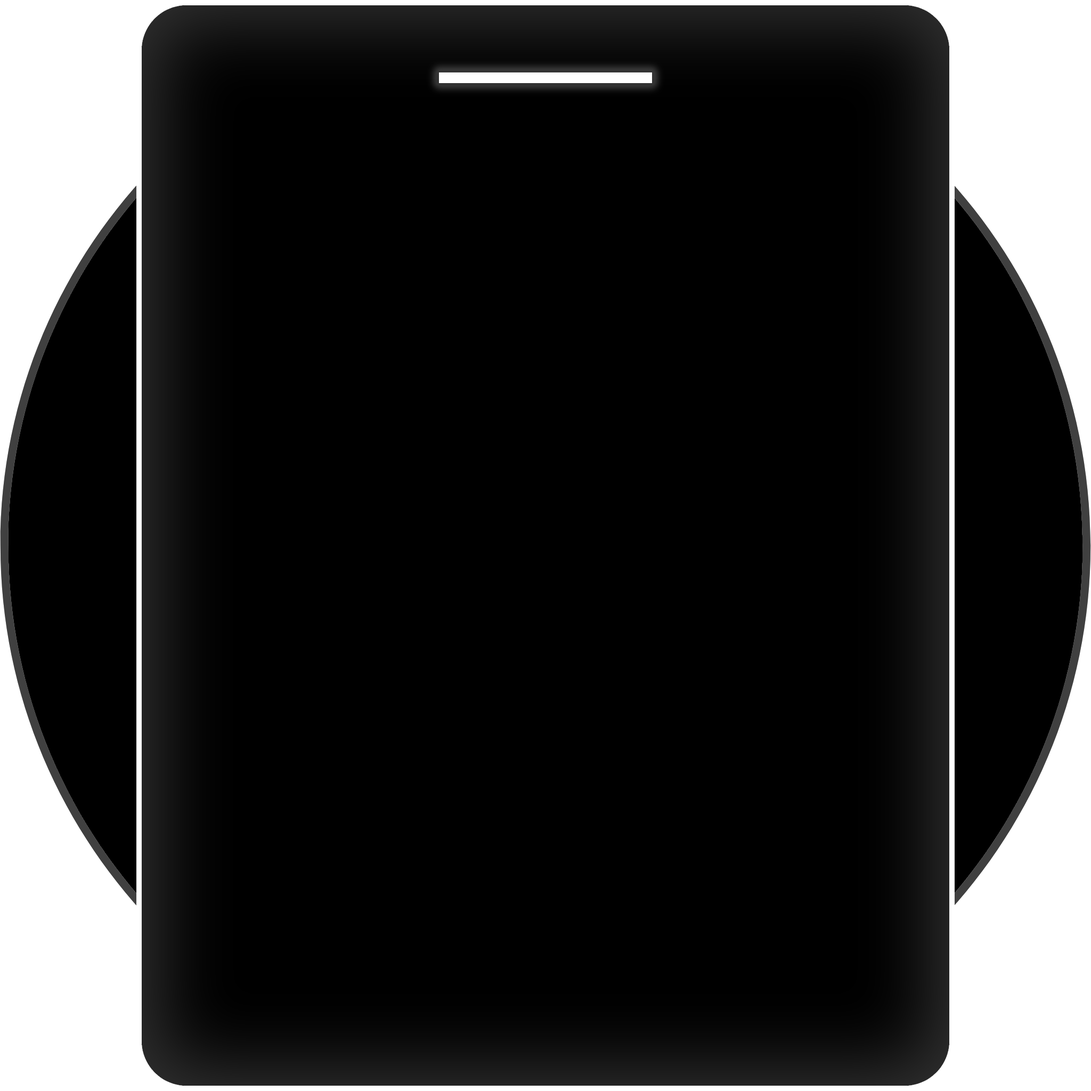
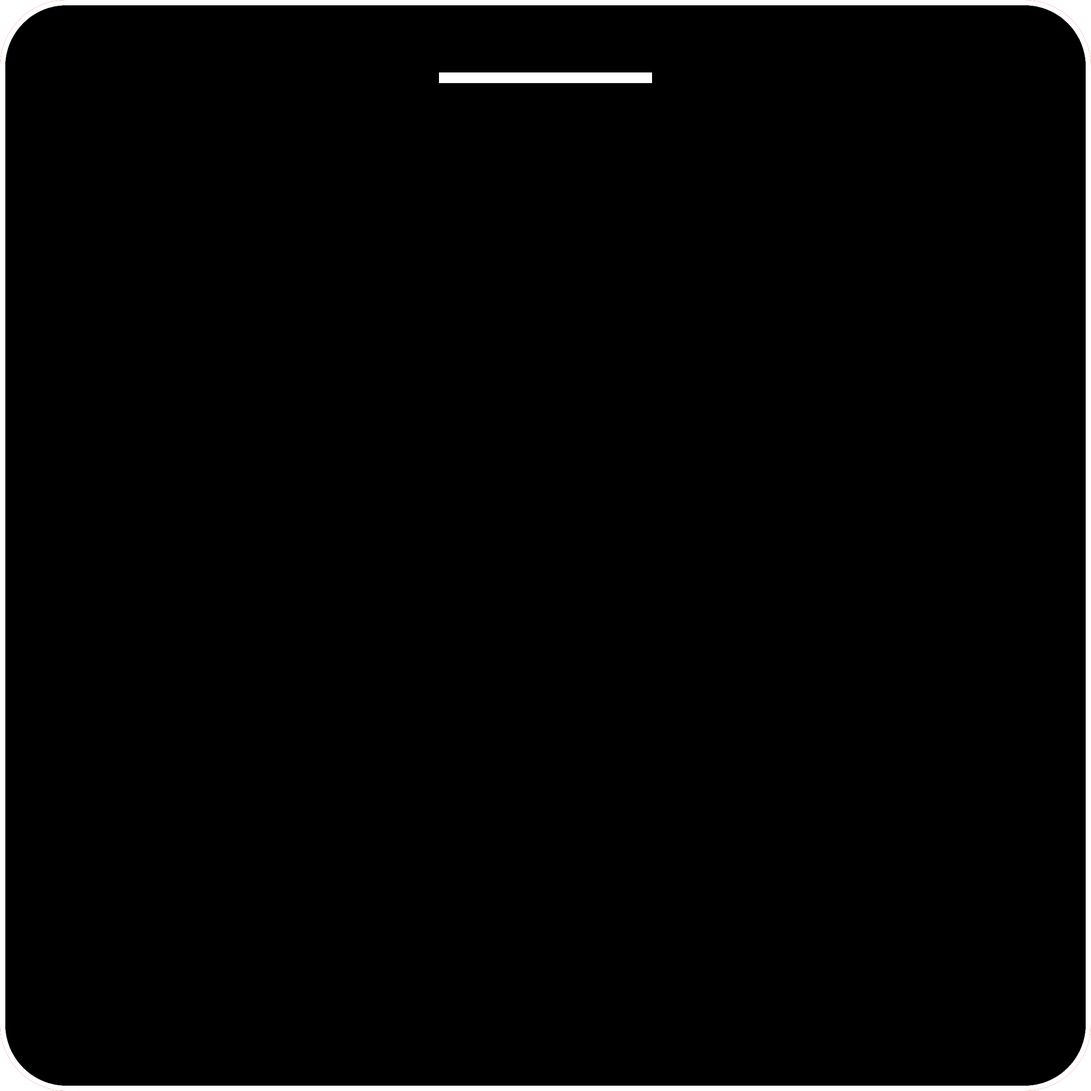
Two versions of the same layered image (1091×1091). Layer-by-layer changes:
added layer "Level Item : Disabled" above "Level Item : Selected" over [0, 0, 1091, 1091]
added layer "Level Item : Selected" above "Level Item : Pressed" over [0, 0, 1091, 1091]
added layer "Level Item : Pressed" above "Level Item : Highlighted" over [0, 0, 1091, 1091]
added layer "Level Item : Highlighted" above "Level Item : Normal" over [0, 0, 1091, 1091]
renamed "Level Item BG" to "Level Item : Normal", painted on it over [0, 0, 1091, 1091]
hid "Play : Normal" over [0, 0, 1091, 1091]
hid "Play: Highlighted" over [0, 0, 1091, 1091]
hid "Play: Pressed" over [0, 0, 1091, 1091]
hid "Play : Selected" over [0, 0, 1091, 1091]
hid "Play: Disabled" over [0, 0, 1091, 1091]
